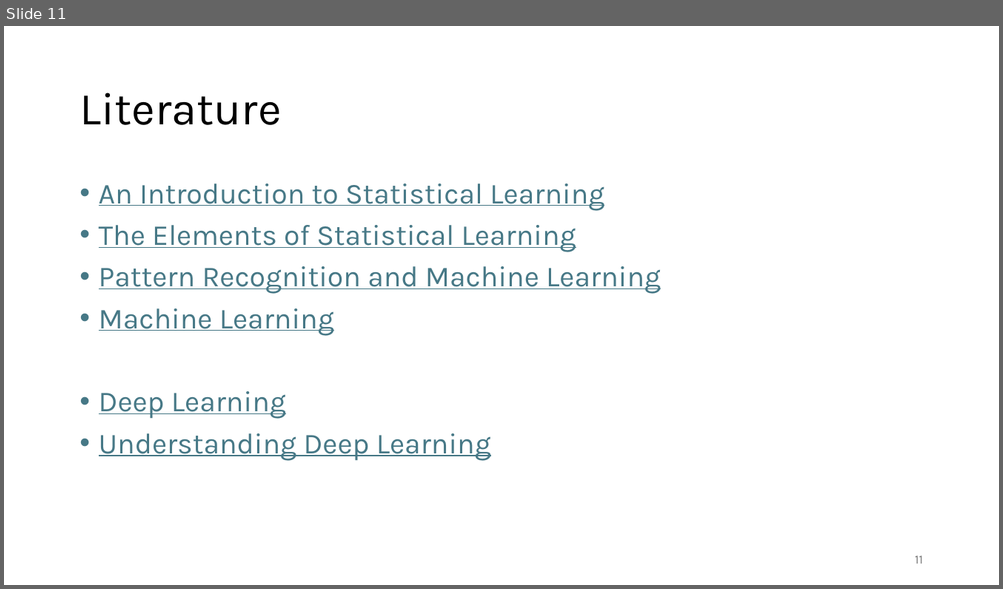
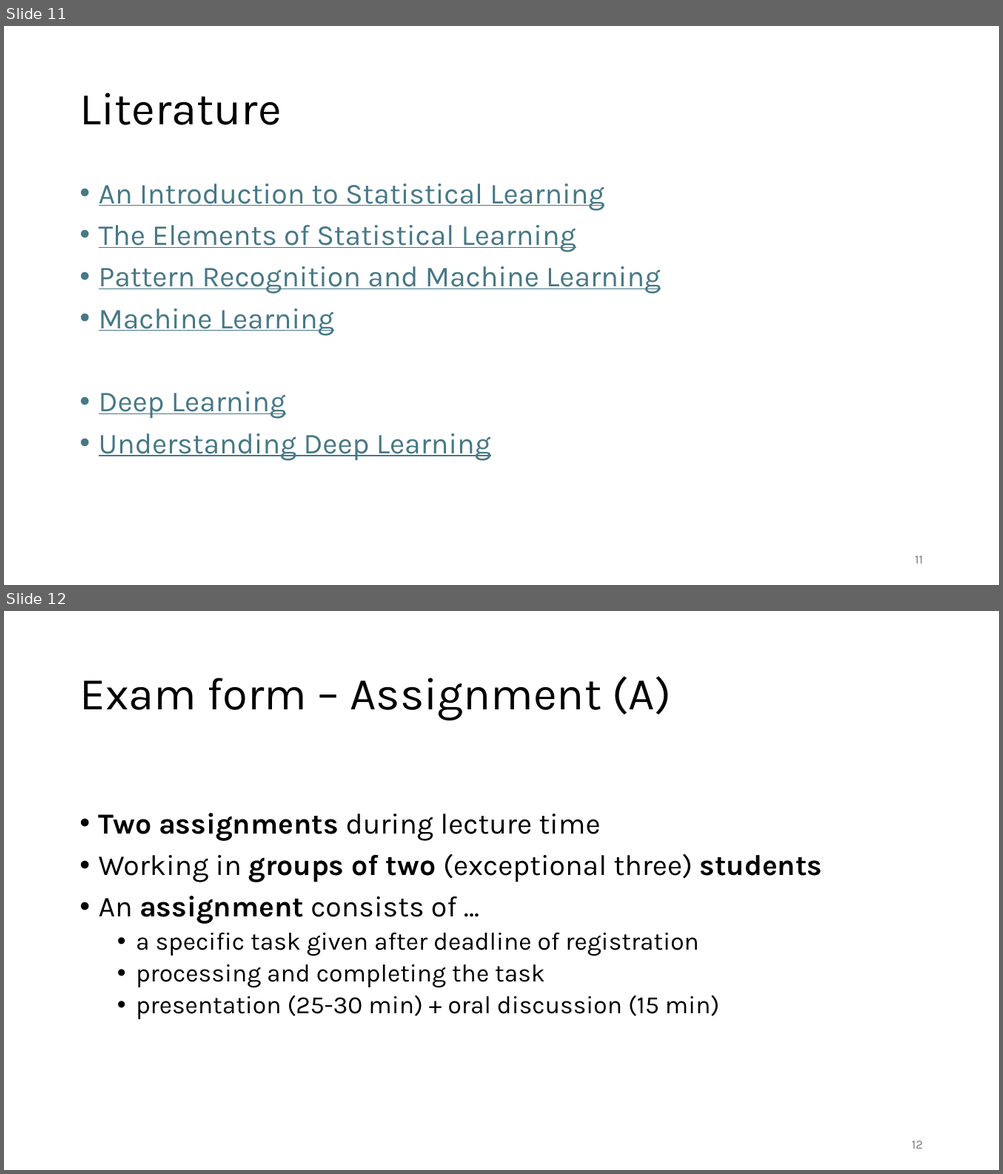
Before and after one commit to FelixWick/data_science, a slide deck: slides/0_intro.pptx. Shown one above the other, each under a label of ours: slide 11 before the commit, slides 11 and 12 after it. The pictures are 1003x589 and 1003x1174 pixels, drawn with LibreOffice and Linux fonts; fonts in the diff are those of the drawing. Boxes give left, top, right and bottom in pixels: in the first picture for what was removed or moved away, otherwise in the second. Text is boxed around its words. In the diff, an @@ line names an element or a change of style, - is before the commit and + after.

```diff
--- a/slides/0_intro.pptx
+++ b/slides/0_intro.pptx
@@ slide 12 added at (4,611,999,1170), background #FFFFFF @@
@@ title added at (79,676,671,721), 44 pt, text #000000 @@
+Exam form – Assignment (A)
@@ text added at (99,813,822,1019), 24 pt, text #000000 @@
+• Two assignments during lecture time
+• Working in groups of two (exceptional three) students
+• An assignment consists of …
+  • a specific task given after deadline of registration
+  • processing and completing the task
+  • presentation (25-30 min) + oral discussion (15 min)
@@ page number added at (911,1141,922,1149), 12 pt, text #797979 @@
+12
```
Also in this commit, not shown: 1 other slide added, 7 other files.
